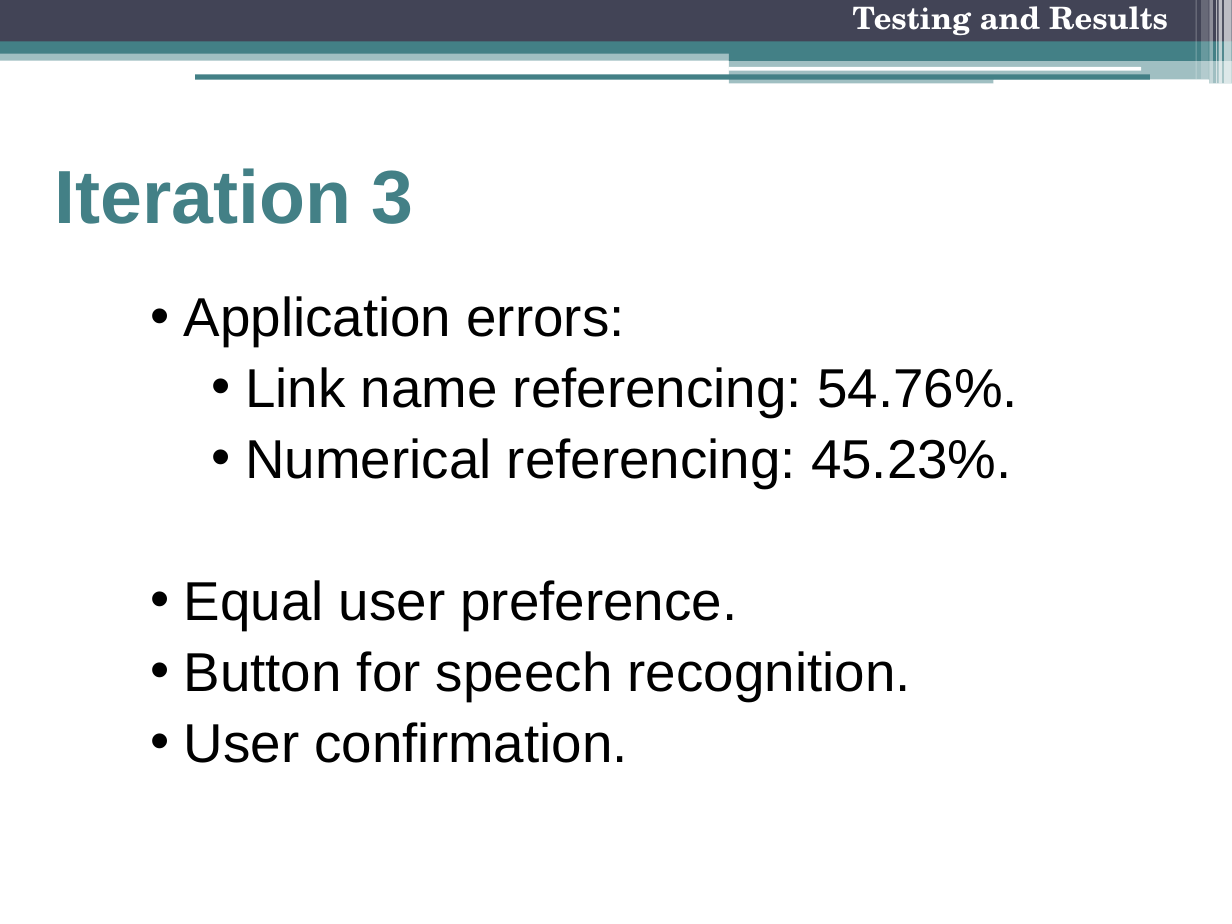
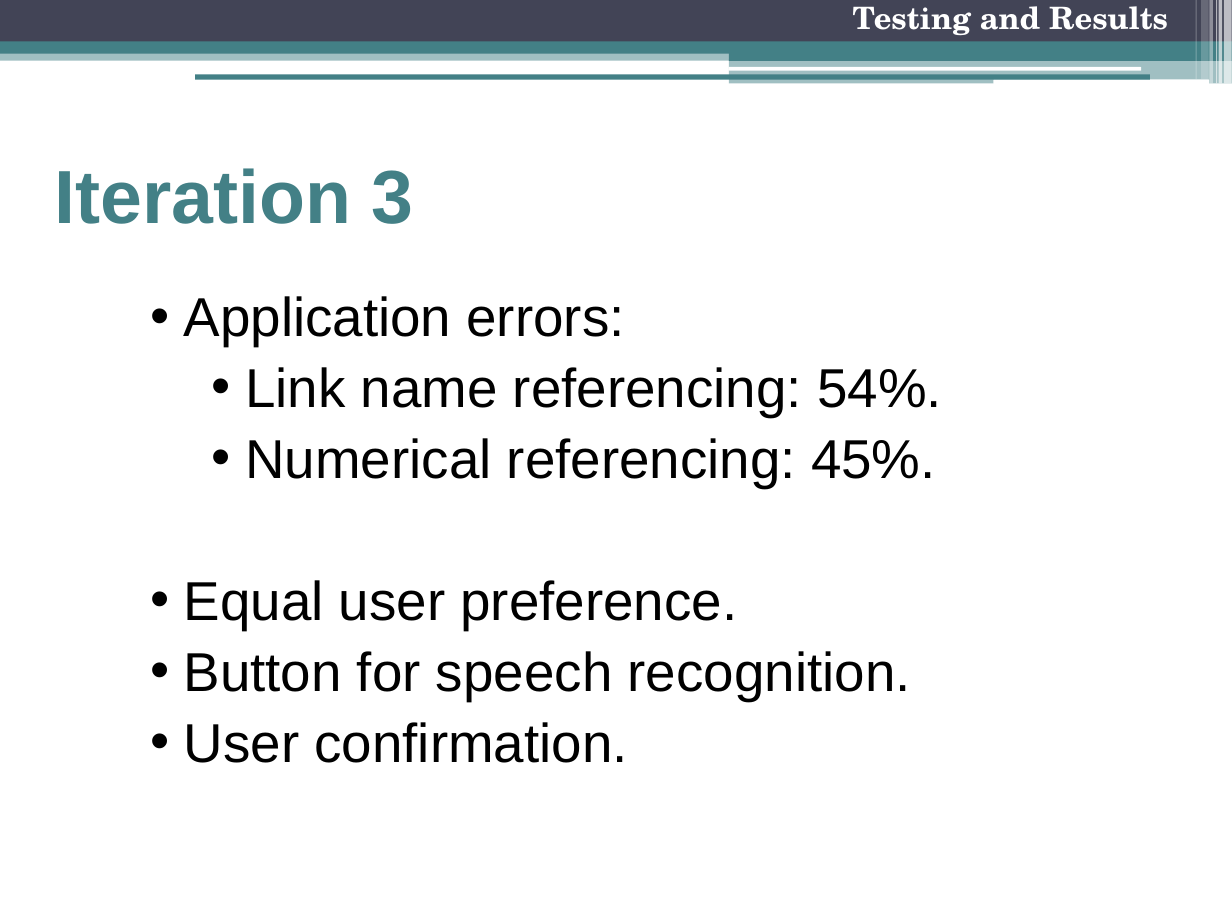
Before and after one commit to freecole/Lab-project, a slide deck: slide 28 of Presentation/3 Nov/Final Presentation.pptx. Drawn at 1232x924 pixels with LibreOffice and Linux fonts; fonts in the diff are those of the drawing. Boxes give left, top, right and bottom in pixels: in the first picture for what was removed or moved away, otherwise in the second. Text is boxed around its words. In the diff, an @@ line names an element or a change of style, - is before the commit and + after.

```diff
--- a/Presentation/3 Nov/Final Presentation.pptx
+++ b/Presentation/3 Nov/Final Presentation.pptx
@@ text at (x1=245, y1=367, x2=942, y2=488): text changed @@
-    • Link name referencing: 54.76%.
-    • Numerical referencing: 45.23%.
+    • Link name referencing: 54%.
+    • Numerical referencing: 45%.
```
Also in this commit, not shown: 2 other slides changed.
